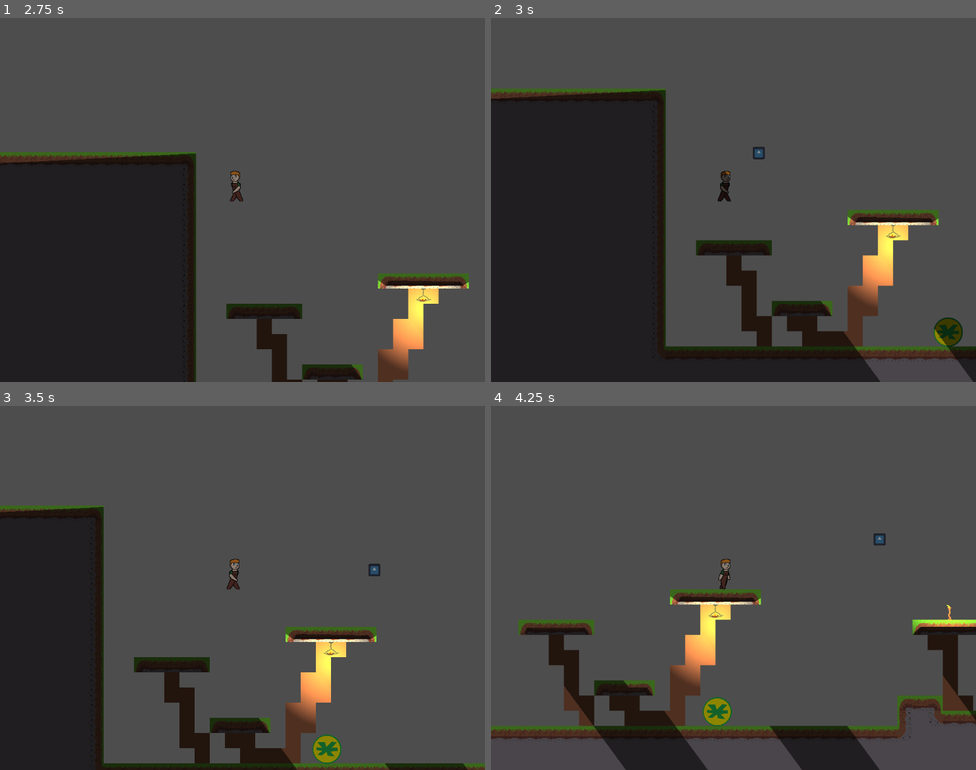
Above: before the commit, frames 1-4 (two rows, left to right).
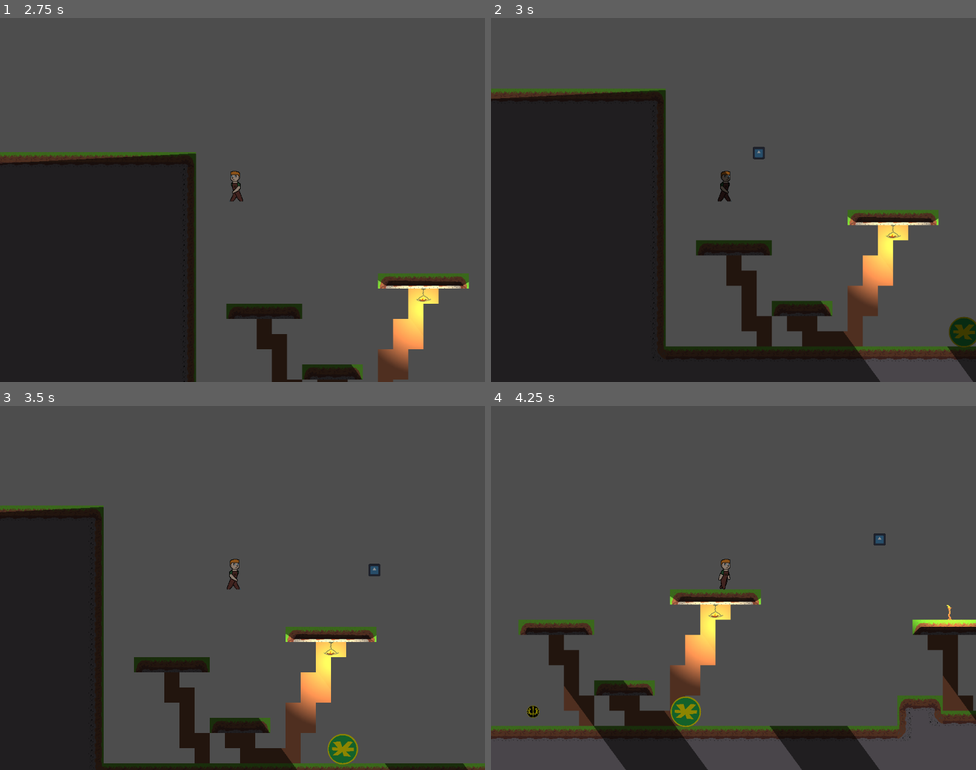
Above: after the commit, the same moments.

Repository: zac112/HeroFarmer
Game: Godot game, scene res://Assets/TheStart/Start.tscn
Two runs of this game, one before a commit and one after it. Both use one fixed random seed, a clock stepped at 60 frames per second and the inputs below. The engine's default icon, where the game draws it, is replaced by a stand-in: a white triangle on a blue panel in a dark square.
Inputs:
- Up to frame 1 (2.75 s): tap Enter at 0.5 s; hold Space (Farm_action) 0.53-1.28 s; hold D (Farm_right) 0.53-2.03 s; tap W (Farm_up) at 0.77, 1.52 s; tap Space (Farm_action) at 1.35 s; hold A (Farm_left) from 2.03 s (still down); hold Space (Farm_action) from 2.03 s (still down)
- Up to frame 2 (3 s): release A (Farm_left) at 2.78 s; release Space (Farm_action) at 2.78 s; hold D (Farm_right) from 2.78 s (still down); tap Space (Farm_action) at 2.85 s
- Up to frame 3 (3.5 s): keep holding D (Farm_right); tap W (Farm_up) at 3.02 s
- Up to frame 4 (4.25 s): keep holding D (Farm_right); hold Space (Farm_action) from 3.53 s (still down); tap W (Farm_up) at 3.77 s

Frame 1 is identical in both runs. In frame 2, 0.6% of the frame differs, in the area x 91-100%, y 82-91%; in frame 3, 0.6%; in frame 4, 0.9%, in the area x 7-50%, y 79-89%.

Commit message:
Optimized collision layers

Diff:
--- a/Assets/Enemies/Enemy_melee.tscn
+++ b/Assets/Enemies/Enemy_melee.tscn
@@ -16,8 +16,8 @@
 
 [node name="Enemy_melee" type="CharacterBody2D"]
 scale = Vector2(0.5, 0.5)
-collision_layer = 3
-collision_mask = 3
+collision_layer = 4
+collision_mask = 31
 script = ExtResource("1_r8o2w")
 seed_item = ExtResource("2_82gou")
 
@@ -29,25 +29,31 @@
 shape = SubResource("CircleShape2D_m3e88")
 
 [node name="PlayerDetection" type="Area2D" parent="."]
+collision_mask = 2
 
 [node name="CollisionShape2D" type="CollisionShape2D" parent="PlayerDetection"]
 shape = SubResource("CircleShape2D_eury0")
 
 [node name="RayCastLeft" type="RayCast2D" parent="."]
 target_position = Vector2(-67, 0)
+collision_mask = 8
 
 [node name="RayCastRight" type="RayCast2D" parent="."]
 target_position = Vector2(66, 0)
+collision_mask = 8
 
 [node name="RayCastDownLeft" type="RayCast2D" parent="."]
 position = Vector2(-16, 1)
 target_position = Vector2(0, 76)
+collision_mask = 8
 
 [node name="RayCastDownRight" type="RayCast2D" parent="."]
 position = Vector2(18, 0)
 target_position = Vector2(0, 76)
+collision_mask = 8
 
 [node name="PlayerCollision" type="Area2D" parent="."]
+collision_mask = 2
 
 [node name="CollisionShape2D" type="CollisionShape2D" parent="PlayerCollision"]
 shape = SubResource("CircleShape2D_nucr3")
--- a/Assets/Enemies/Enemy_ranged.tscn
+++ b/Assets/Enemies/Enemy_ranged.tscn
@@ -14,8 +14,8 @@
 
 [node name="Enemy_ranged" type="CharacterBody2D"]
 scale = Vector2(0.5, 0.5)
-collision_layer = 2
-collision_mask = 2
+collision_layer = 4
+collision_mask = 31
 script = ExtResource("1_76qk3")
 
 [node name="AsteriskiMerkki1" type="Sprite2D" parent="."]
@@ -26,25 +26,31 @@
 shape = SubResource("CircleShape2D_m3e88")
 
 [node name="PlayerDetection" type="Area2D" parent="."]
+collision_mask = 2
 
 [node name="CollisionShape2D" type="CollisionShape2D" parent="PlayerDetection"]
 shape = SubResource("CircleShape2D_eury0")
 
 [node name="RayCastLeft" type="RayCast2D" parent="."]
 target_position = Vector2(-67, 0)
+collision_mask = 8
 
 [node name="RayCastRight" type="RayCast2D" parent="."]
 target_position = Vector2(66, 0)
+collision_mask = 8
 
 [node name="RayCastDownLeft" type="RayCast2D" parent="."]
 position = Vector2(-16, 1)
 target_position = Vector2(0, 76)
+collision_mask = 8
 
 [node name="RayCastDownRight" type="RayCast2D" parent="."]
 position = Vector2(18, 0)
 target_position = Vector2(0, 76)
+collision_mask = 8
 
 [node name="PlayerCollision" type="Area2D" parent="."]
+collision_mask = 2
 
 [node name="CollisionShape2D" type="CollisionShape2D" parent="PlayerCollision"]
 shape = SubResource("CircleShape2D_nucr3")
--- a/Assets/Enemies/particle_enemy.tscn
+++ b/Assets/Enemies/particle_enemy.tscn
@@ -8,6 +8,8 @@
 size = Vector2(26, 26)
 
 [node name="Particle_enemy" type="Area2D"]
+collision_layer = 32
+collision_mask = 58
 script = ExtResource("1_ocfnk")
 bullet_particle_enemy = ExtResource("2_3svx0")
 
--- a/Assets/Farm/Plot/Plant/Seeds/Seed_drop.tscn
+++ b/Assets/Farm/Plot/Plant/Seeds/Seed_drop.tscn
@@ -7,6 +7,8 @@
 radius = 13.0384
 
 [node name="SeedDrop" type="Area2D"]
+collision_layer = 64
+collision_mask = 10
 script = ExtResource("1_xfvyq")
 
 [node name="CollisionShape2D" type="CollisionShape2D" parent="."]
--- a/Assets/Platform/Boss/level_final.tscn
+++ b/Assets/Platform/Boss/level_final.tscn
@@ -324,8 +324,8 @@
 
 [sub_resource type="TileSet" id="TileSet_xvohk"]
 tile_size = Vector2i(32, 32)
-physics_layer_0/collision_layer = 3
-physics_layer_0/collision_mask = 3
+physics_layer_0/collision_layer = 8
+physics_layer_0/collision_mask = 127
 sources/0 = SubResource("TileSetAtlasSource_mysnq")
 sources/2 = SubResource("TileSetAtlasSource_ioso4")
 
--- a/Assets/Platform/Boss/particle.tscn
+++ b/Assets/Platform/Boss/particle.tscn
@@ -9,7 +9,8 @@
 size = Vector2(129, 125)
 
 [node name="Particle" type="Area2D"]
-collision_layer = 4
+collision_layer = 32
+collision_mask = 59
 script = ExtResource("1_15ajx")
 bullet_particle = ExtResource("2_fgdyn")
 
--- a/Assets/Platform/Level1/level_1.1.tscn
+++ b/Assets/Platform/Level1/level_1.1.tscn
@@ -9,6 +9,7 @@
 [ext_resource type="Texture2D" uid="uid://6qi25blllc0o" path="res://Assets/Platform/HANGINGLIGHTALL.png" id="8_4yuyj"]
 [ext_resource type="Texture2D" uid="uid://bv4kpht1v4uv5" path="res://Assets/Platform/STANDINGTORCHALL.png" id="9_ata8m"]
 [ext_resource type="PackedScene" uid="uid://dgc3dnychgmd4" path="res://Assets/Enemies/Enemy_melee.tscn" id="9_e3rn7"]
+[ext_resource type="PackedScene" uid="uid://dfocn8dg2df5y" path="res://Assets/Enemies/Enemy_ranged.tscn" id="10_rp17x"]
 
 [sub_resource type="TileSetAtlasSource" id="TileSetAtlasSource_mysnq"]
 texture = ExtResource("2_scurm")
@@ -329,8 +330,8 @@
 
 [sub_resource type="TileSet" id="TileSet_xvohk"]
 tile_size = Vector2i(32, 32)
-physics_layer_0/collision_layer = 3
-physics_layer_0/collision_mask = 3
+physics_layer_0/collision_layer = 8
+physics_layer_0/collision_mask = 127
 sources/0 = SubResource("TileSetAtlasSource_mysnq")
 sources/2 = SubResource("TileSetAtlasSource_ioso4")
 
@@ -636,7 +637,7 @@
 frame_progress = 0.839094
 
 [node name="Enemy_melee" parent="." instance=ExtResource("9_e3rn7")]
-position = Vector2(268, -35)
+position = Vector2(561, -97)
 
 [node name="Enemy_melee2" parent="." instance=ExtResource("9_e3rn7")]
 position = Vector2(1052, -66)
@@ -658,3 +659,6 @@
 
 [node name="Enemy_melee8" parent="." instance=ExtResource("9_e3rn7")]
 position = Vector2(3034, -351)
+
+[node name="Enemy_ranged" parent="." instance=ExtResource("10_rp17x")]
+position = Vector2(248, -63)
--- a/Assets/Platform/level_test.tscn
+++ b/Assets/Platform/level_test.tscn
@@ -279,8 +279,8 @@
 
 [sub_resource type="TileSet" id="TileSet_xvohk"]
 tile_size = Vector2i(32, 32)
-physics_layer_0/collision_layer = 3
-physics_layer_0/collision_mask = 3
+physics_layer_0/collision_layer = 8
+physics_layer_0/collision_mask = 127
 physics_layer_0/physics_material = SubResource("PhysicsMaterial_1mqbb")
 sources/0 = SubResource("TileSetAtlasSource_mysnq")
 sources/1 = SubResource("TileSetAtlasSource_sttr8")
@@ -288,7 +288,7 @@
 [node name="Level1" type="Node2D"]
 
 [node name="player_platform" parent="." instance=ExtResource("1_n5est")]
-position = Vector2(-16, -30)
+position = Vector2(-50, -12)
 
 [node name="Camera2D" type="Camera2D" parent="."]
 position = Vector2(-2, -11)
@@ -300,7 +300,7 @@
 layer_0/tile_data = PackedInt32Array(-131069, 1, 0, -65533, 1, 1, -131068, 65537, 0, -131067, 65537, 0, -131066, 65537, …(8220 unchanged characters)…
 
 [node name="Enemy_melee_walking" parent="." instance=ExtResource("4_rp443")]
-position = Vector2(310, -219)
+position = Vector2(469, -284)
 
 [node name="Enemy_ranged" parent="." instance=ExtResource("5_lk500")]
-position = Vector2(-457, -184)
+position = Vector2(-320, -223)
--- a/Assets/Player/Platform/particle.tscn
+++ b/Assets/Player/Platform/particle.tscn
@@ -8,8 +8,8 @@
 size = Vector2(26, 26)
 
 [node name="Particle" type="Area2D"]
-collision_layer = 2
-collision_mask = 2
+collision_layer = 16
+collision_mask = 60
 script = ExtResource("1_de88d")
 bullet_particle = ExtResource("3_5sqiq")
 
--- a/Assets/Player/Platform/player_platform.tscn
+++ b/Assets/Player/Platform/player_platform.tscn
@@ -2,7 +2,8 @@
 
 [ext_resource type="Script" path="res://Assets/Player/Platform/player_platform.gd" id="1_uttb6"]
 [ext_resource type="Texture2D" uid="uid://b7hex7r7x46h6" path="res://Assets/Player/Platform/peli.png" id="2_86gsd"]
-[ext_resource type="PackedScene" path="res://Assets/Player/Platform/player_death_particles.tscn" id="2_smvec"]
+
+[ext_resource type="PackedScene" uid="uid://bfkdqfodthehd" path="res://Assets/Player/Platform/player_death_particles.tscn" id="2_smvec"]
 [ext_resource type="PackedScene" uid="uid://dxmwdnavcymr7" path="res://Assets/Player/Platform/death_popup.tscn" id="3_15alw"]
 
 [sub_resource type="AtlasTexture" id="AtlasTexture_rtt0y"]
@@ -62,6 +63,8 @@
 size = Vector2(30, 63)
 
 [node name="player_platform" type="CharacterBody2D"]
+collision_layer = 2
+collision_mask = 47
 script = ExtResource("1_uttb6")
 death_particles = ExtResource("2_smvec")
 death_popup = ExtResource("3_15alw")
--- a/project.godot
+++ b/project.godot
@@ -82,6 +82,15 @@
 ]
 }
 
+[layer_names]
+
+2d_physics/layer_2="Player"
+2d_physics/layer_3="Enemies"
+2d_physics/layer_4="Environment"
+2d_physics/layer_5="Bullet player"
+2d_physics/layer_6="Bullet enemy"
+2d_physics/layer_7="Items"
+
 [rendering]
 
 renderer/rendering_method="gl_compatibility"
Not shown: 1 places in Assets/Enemies/Enemy_melee.tscn that only renumber resources
